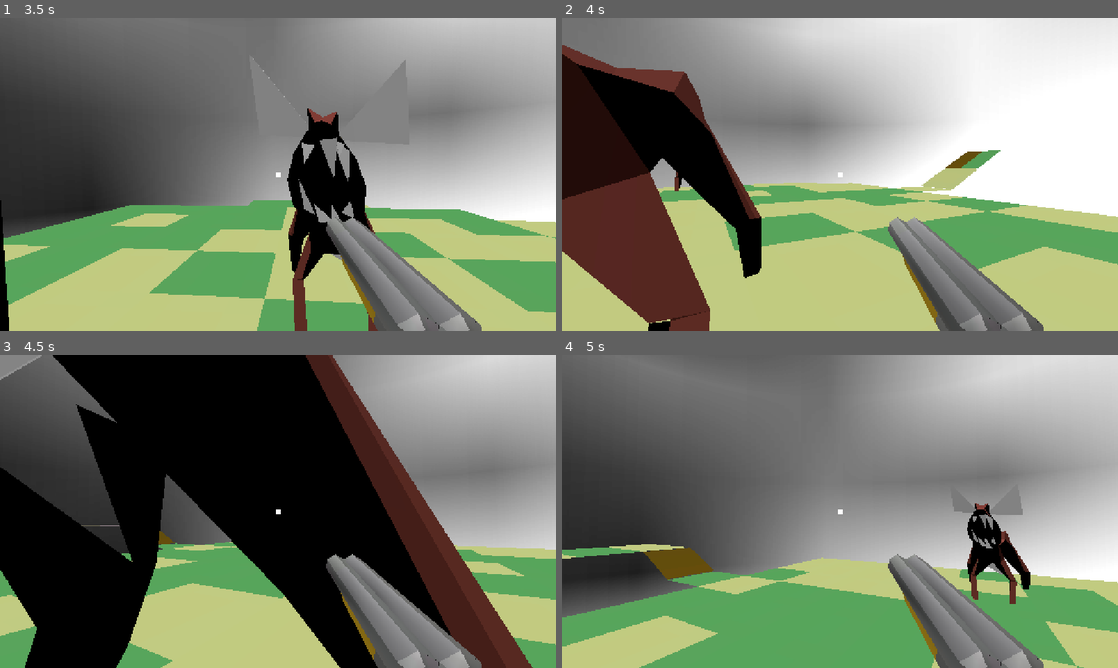
Above: before the commit, frames 1-4 (two rows, left to right).
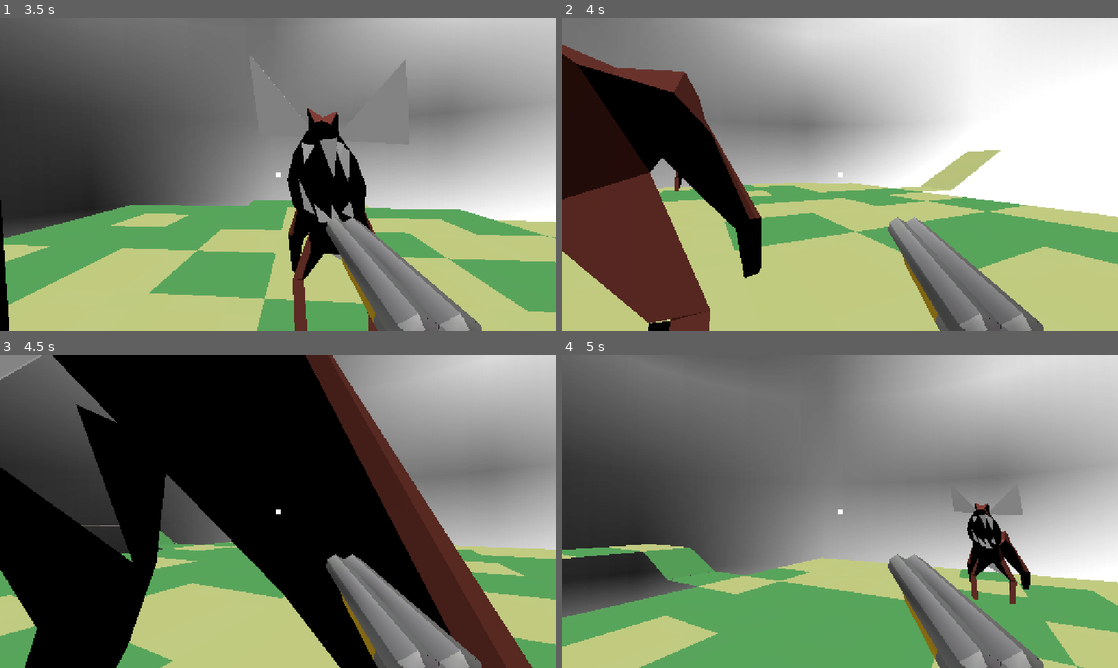
Above: after the commit, the same moments.

Repository: homexhome/Ludum2025
Game: Godot game, scene res://scenes/tiles/level.tscn
Same seed, same stepped clock (60 frames per second), same inputs: the game is played once before the commit and once after it. This scene is started directly instead of the project's main scene.
Inputs (mouse positions are in pixels of both pictures, inside the frame that each line leads up to):
- Up to frame 1 (3.5 s): tap Enter (ui_accept) at 0.5, 0.77, 1.52, 3.02 s; move the mouse to (400, 158) at 0.52 s; press the mouse at (400, 158) at 0.53 s; hold D (right) 0.53-1.28 s; move the mouse to (250, 174) at 1.27 s; release the mouse at (250, 174) at 1.28 s; hold W (forward) from 1.28 s (still down); click (250, 174) at 1.35 s; move the mouse to (289, 168) at 2.02 s; press the mouse at (289, 168) at 2.03 s; move the mouse to (272, 180) at 2.77 s; release the mouse at (272, 180) at 2.78 s; click (272, 180) at 2.85 s
- Up to frame 2 (4 s): keep holding W (forward); move the mouse to (878, 177) at 3.52 s; press the mouse at (878, 177) at 3.53 s; tap Enter (ui_accept) at 3.77 s
- Up to frame 3 (4.5 s): keep holding W (forward); move the mouse to (233, 508) at 4.27 s; release the mouse at (233, 508) at 4.28 s; click (233, 508) at 4.35 s
- Up to frame 4 (5 s): keep holding W (forward); tap Enter (ui_accept) at 4.52 s

Frame 1 is identical in both runs. In frame 2, 0.3% of the frame differs, in the area x 64-79%, y 42-55%; in frame 3, less than 0.1%; in frame 4, 0.8%, in the area x 14-28%, y 61-72%.

Commit message:
update

Diff:
--- a/assets/test_assets/scene_for_mesh_lib.tscn
+++ b/assets/test_assets/scene_for_mesh_lib.tscn
@@ -1,6 +1,6 @@
 [gd_scene load_steps=6 format=3 uid="uid://cx2jvve6fifkx"]
 
-[ext_resource type="Script" uid="uid://c5gpo58jfat4o" path="res://assets/test_assets/visibility_range.gd" id="1_jiy1j"]
+[ext_resource type="Script" uid="uid://c5gpo58jfat4o" path="res://scenes/tiles/visibility_range.gd" id="1_jiy1j"]
 
 [sub_resource type="PlaneMesh" id="PlaneMesh_jiy1j"]
 size = Vector2(1.111, 1)
--- a/scenes/tiles/1x2_cube.tscn
+++ b/scenes/tiles/1x2_cube.tscn
@@ -1,6 +1,6 @@
 [gd_scene load_steps=4 format=3 uid="uid://bjorx1di5n5b2"]
 
-[ext_resource type="Script" uid="uid://c5gpo58jfat4o" path="res://assets/test_assets/visibility_range.gd" id="1_xivml"]
+[ext_resource type="Script" uid="uid://c5gpo58jfat4o" path="res://scenes/tiles/visibility_range.gd" id="1_xivml"]
 
 [sub_resource type="BoxMesh" id="BoxMesh_w6m7d"]
 
--- a/scenes/tiles/2x1_cube.tscn
+++ b/scenes/tiles/2x1_cube.tscn
@@ -1,6 +1,6 @@
 [gd_scene load_steps=4 format=3 uid="uid://cwmp4ofo1kh3j"]
 
-[ext_resource type="Script" uid="uid://c5gpo58jfat4o" path="res://assets/test_assets/visibility_range.gd" id="1_u1tqc"]
+[ext_resource type="Script" uid="uid://c5gpo58jfat4o" path="res://scenes/tiles/visibility_range.gd" id="1_u1tqc"]
 
 [sub_resource type="BoxMesh" id="BoxMesh_w6m7d"]
 
--- a/scenes/tiles/2x2.tscn
+++ b/scenes/tiles/2x2.tscn
@@ -1,6 +1,6 @@
 [gd_scene load_steps=8 format=3 uid="uid://ce6jq3diahs42"]
 
-[ext_resource type="Script" uid="uid://c5gpo58jfat4o" path="res://assets/test_assets/visibility_range.gd" id="1_avf6f"]
+[ext_resource type="Script" uid="uid://c5gpo58jfat4o" path="res://scenes/tiles/visibility_range.gd" id="1_avf6f"]
 [ext_resource type="Material" uid="uid://lf8uhiy1sssu" path="res://assets/main_material.tres" id="1_jt6s7"]
 
 [sub_resource type="BoxShape3D" id="BoxShape3D_x25fb"]
--- /dev/null
+++ b/scenes/tiles/2x2_45.tscn
@@ -0,0 +1,55 @@
+[gd_scene load_steps=6 format=4 uid="uid://d3wd4gtjnevt8"]
+
+[ext_resource type="Script" uid="uid://c5gpo58jfat4o" path="res://scenes/tiles/visibility_range.gd" id="1_5pbgm"]
+[ext_resource type="Material" uid="uid://lf8uhiy1sssu" path="res://assets/main_material.tres" id="2_5pbgm"]
+
+[sub_resource type="ConvexPolygonShape3D" id="ConvexPolygonShape3D_i2vs4"]
+points = PackedVector3Array(0, 0, 0, -2, -1, 0, -2, -1, 2, 0, -1, 2)
+
+[sub_resource type="ArrayMesh" id="ArrayMesh_bu3gn"]
+_surfaces = [{
+"aabb": AABB(-2, 0, -2, 4, 2, 4),
+"format": 34896613377,
+"index_count": 6,
+"index_data": PackedByteArray("AAABAAIAAAADAAEA"),
+"name": "Material.004",
+"primitive": 3,
+"uv_scale": Vector4(0, 0, 0, 0),
+"vertex_count": 4,
+"vertex_data": PackedByteArray("AAAAAP//AAD/////AAAAAP//AAD//wAAAAAAAAAAAAA=")
+}]
+blend_shape_mode = 0
+
+[sub_resource type="ArrayMesh" id="ArrayMesh_4ib0g"]
+resource_name = "floor_45 (2)_Plane_006"
+_surfaces = [{
+"aabb": AABB(-2, 0, -2, 4, 2, 4),
+"attribute_data": PackedByteArray("1zWZ7ShYSMsoWJnt1zWZ7dc1SMsoWEjL"),
+"format": 34896613399,
+"index_count": 6,
+"index_data": PackedByteArray("AAABAAIAAwAEAAUA"),
+"material": ExtResource("2_5pbgm"),
+"name": "Material.004",
+"primitive": 3,
+"uv_scale": Vector4(0, 0, 0, 0),
+"vertex_count": 6,
+"vertex_data": PackedByteArray("AAAAAP//G63/////AAAbrf//AAD//xutAAAAAP//JsIAAAAAAAAmwv////8AACbC////f////3////9/eOsMqXjrDKl46wyp")
+}]
+blend_shape_mode = 0
+shadow_mesh = SubResource("ArrayMesh_bu3gn")
+
+[node name="Node3D" type="Node3D"]
+script = ExtResource("1_5pbgm")
+
+[node name="StaticBody3D" type="StaticBody3D" parent="."]
+
+[node name="CollisionShape3D" type="CollisionShape3D" parent="StaticBody3D"]
+transform = Transform3D(1, 0, 0, 0, 1, 0, 0, 0, 1, 1, 1, -1)
+shape = SubResource("ConvexPolygonShape3D_i2vs4")
+
+[node name="Visuals" type="Node3D" parent="."]
+
+[node name="Plane_001" type="MeshInstance3D" parent="Visuals"]
+transform = Transform3D(0.5, 0, 0, 0, 0.5, 0, 0, 0, 0.5, 0, 0, 0)
+mesh = SubResource("ArrayMesh_4ib0g")
+skeleton = NodePath("")
--- a/scenes/tiles/2x2_cube.tscn
+++ b/scenes/tiles/2x2_cube.tscn
@@ -1,6 +1,6 @@
 [gd_scene load_steps=5 format=3 uid="uid://f0i0sevrtqy1"]
 
-[ext_resource type="Script" uid="uid://c5gpo58jfat4o" path="res://assets/test_assets/visibility_range.gd" id="1_w6m7d"]
+[ext_resource type="Script" uid="uid://c5gpo58jfat4o" path="res://scenes/tiles/visibility_range.gd" id="1_w6m7d"]
 [ext_resource type="Material" uid="uid://lf8uhiy1sssu" path="res://assets/main_material.tres" id="2_8dc3d"]
 
 [sub_resource type="BoxMesh" id="BoxMesh_w6m7d"]
--- a/scenes/tiles/2x2_cube_tree.tscn
+++ b/scenes/tiles/2x2_cube_tree.tscn
@@ -1,6 +1,6 @@
 [gd_scene load_steps=9 format=4 uid="uid://c1t8xwyxdh8aa"]
 
-[ext_resource type="Script" uid="uid://c5gpo58jfat4o" path="res://assets/test_assets/visibility_range.gd" id="1_kd0gq"]
+[ext_resource type="Script" uid="uid://c5gpo58jfat4o" path="res://scenes/tiles/visibility_range.gd" id="1_kd0gq"]
 [ext_resource type="Material" uid="uid://lf8uhiy1sssu" path="res://assets/main_material.tres" id="2_caibe"]
 
 [sub_resource type="ArrayMesh" id="ArrayMesh_x8iqv"]
--- a/scenes/tiles/2x2_slope.tscn
+++ b/scenes/tiles/2x2_slope.tscn
@@ -1,6 +1,6 @@
-[gd_scene load_steps=12 format=4 uid="uid://c77cru2eg0vhb"]
+[gd_scene load_steps=8 format=3 uid="uid://c77cru2eg0vhb"]
 
-[ext_resource type="Script" uid="uid://c5gpo58jfat4o" path="res://assets/test_assets/visibility_range.gd" id="1_u7gbr"]
+[ext_resource type="Script" uid="uid://c5gpo58jfat4o" path="res://scenes/tiles/visibility_range.gd" id="1_u7gbr"]
 [ext_resource type="Material" uid="uid://lf8uhiy1sssu" path="res://assets/main_material.tres" id="2_rg64e"]
 
 [sub_resource type="ArrayMesh" id="ArrayMesh_avpbg"]
@@ -8,12 +8,12 @@
 "aabb": AABB(-1, 0, -1, 2, 1e-05, 2),
 "format": 34896613377,
 "index_count": 6,
-"index_data": PackedByteArray("AAABAAIAAAADAAEA"),
+"index_data": PackedByteArray(0, 0, 1, 0, 2, 0, 0, 0, 3, 0, 1, 0),
 "name": "Material.001",
 "primitive": 3,
 "uv_scale": Vector4(0, 0, 0, 0),
 "vertex_count": 4,
-"vertex_data": PackedByteArray("AAAAAP//AAD//wAAAAAAAP//AAD//wAAAAAAAAAAAAA=")
+"vertex_data": PackedByteArray(0, 0, 0, 0, 255, 255, 0, 0, 255, 255, 0, 0, 0, 0, 0, 0, 255, 255, 0, 0, 255, 255, 0, 0, 0, 0, 0, 0, 0, 0, 0, 0)
 }]
 blend_shape_mode = 0
 
@@ -21,16 +21,16 @@
 resource_name = "Floor_GrWeak_Plane"
 _surfaces = [{
 "aabb": AABB(-1, 0, -1, 2, 1e-05, 2),
-"attribute_data": PackedByteArray("Vse2jKfpZWqn6baMVsdlag=="),
+"attribute_data": PackedByteArray(86, 199, 182, 140, 167, 233, 101, 106, 167, 233, 182, 140, 86, 199, 101, 106),
 "format": 34896613399,
 "index_count": 6,
-"index_data": PackedByteArray("AAABAAIAAAADAAEA"),
+"index_data": PackedByteArray(0, 0, 1, 0, 2, 0, 0, 0, 3, 0, 1, 0),
 "material": ExtResource("2_rg64e"),
 "name": "Material.001",
 "primitive": 3,
 "uv_scale": Vector4(0, 0, 0, 0),
 "vertex_count": 4,
-"vertex_data": PackedByteArray("AAAAAP///7///wAAAAD/v///AAD///+/AAAAAAAA/7////9/////f////3////9/")
+"vertex_data": PackedByteArray(0, 0, 0, 0, 255, 255, 255, 191, 255, 255, 0, 0, 0, 0, 255, 191, 255, 255, 0, 0, 255, 255, 255, 191, 0, 0, 0, 0, 0, 0, 255, 191, 255, 255, 255, 127, 255, 255, 255, 127, 255, 255, 255, 127, 255, 255, 255, 127)
 }]
 blend_shape_mode = 0
 shadow_mesh = SubResource("ArrayMesh_avpbg")
@@ -40,12 +40,12 @@
 "aabb": AABB(-1, 0, -1, 2, 1e-05, 2),
 "format": 34896613377,
 "index_count": 6,
-"index_data": PackedByteArray("AAABAAIAAAADAAEA"),
+"index_data": PackedByteArray(0, 0, 1, 0, 2, 0, 0, 0, 3, 0, 1, 0),
 "name": "Material.001",
 "primitive": 3,
 "uv_scale": Vector4(0, 0, 0, 0),
 "vertex_count": 4,
-"vertex_data": PackedByteArray("AAAAAP//AAD//wAAAAAAAP//AAD//wAAAAAAAAAAAAA=")
+"vertex_data": PackedByteArray(0, 0, 0, 0, 255, 255, 0, 0, 255, 255, 0, 0, 0, 0, 0, 0, 255, 255, 0, 0, 255, 255, 0, 0, 0, 0, 0, 0, 0, 0, 0, 0)
 }]
 blend_shape_mode = 0
 
@@ -53,83 +53,19 @@
 resource_name = "Floor_GrStrong_Plane"
 _surfaces = [{
 "aabb": AABB(-1, 0, -1, 2, 1e-05, 2),
-"attribute_data": PackedByteArray("1zWZ7ShYSMsoWJnt1zVIyw=="),
+"attribute_data": PackedByteArray(215, 53, 153, 237, 40, 88, 72, 203, 40, 88, 153, 237, 215, 53, 72, 203),
 "format": 34896613399,
 "index_count": 6,
-"index_data": PackedByteArray("AAABAAIAAAADAAEA"),
+"index_data": PackedByteArray(0, 0, 1, 0, 2, 0, 0, 0, 3, 0, 1, 0),
 "material": ExtResource("2_rg64e"),
 "name": "Material.001",
 "primitive": 3,
 "uv_scale": Vector4(0, 0, 0, 0),
 "vertex_count": 4,
-"vertex_data": PackedByteArray("AAAAAP///7///wAAAAD/v///AAD///+/AAAAAAAA/7////9/////f////3////9/")
+"vertex_data": PackedByteArray(0, 0, 0, 0, 255, 255, 255, 191, 255, 255, 0, 0, 0, 0, 255, 191, 255, 255, 0, 0, 255, 255, 255, 191, 0, 0, 0, 0, 0, 0, 255, 191, 255, 255, 255, 127, 255, 255, 255, 127, 255, 255, 255, 127, 255, 255, 255, 127)
 }]
 blend_shape_mode = 0
 shadow_mesh = SubResource("ArrayMesh_buio6")
-
-[sub_resource type="ArrayMesh" id="ArrayMesh_bpujl"]
-_surfaces = [{
-"aabb": AABB(-1, 0, -1, 2, 1e-05, 2),
-"format": 34896613377,
-"index_count": 12,
-"index_data": PackedByteArray("AAABAAIAAAADAAEABAAAAAIABAACAAUA"),
-"name": "Material.001",
-"primitive": 3,
-"uv_scale": Vector4(0, 0, 0, 0),
-"vertex_count": 6,
-"vertex_data": PackedByteArray("AAAAAP9/AAD//wAAAAAAAP//AAD/fwAAAAAAAAAAAAAAAAAA//8AAP//AAD//wAA")
-}]
-blend_shape_mode = 0
-
-[sub_resource type="ArrayMesh" id="ArrayMesh_jquhn"]
-resource_name = "Floor_GrBR_Plane"
-_surfaces = [{
-"aabb": AABB(-1, 0, -1, 2, 1e-05, 2),
-"attribute_data": PackedByteArray("1zVw3ChYSMsoWHDc1zVIy9dn74InisZxJ4rvgtdnxnE="),
-"format": 34896613399,
-"index_count": 12,
-"index_data": PackedByteArray("AAABAAIAAAADAAEABAAFAAYABAAHAAUA"),
-"material": ExtResource("2_rg64e"),
-"name": "Material.001",
-"primitive": 3,
-"uv_scale": Vector4(0, 0, 0, 0),
-"vertex_count": 8,
-"vertex_data": PackedByteArray("AAAAAP9//7///wAAAAD/v///AAD/f/+/AAAAAAAA/78AAAAA////v///AAD/f/+///8AAP///78AAAAA/3//v////3////9/////f////3////9/////f////3////9/")
-}]
-blend_shape_mode = 0
-shadow_mesh = SubResource("ArrayMesh_bpujl")
-
-[sub_resource type="ArrayMesh" id="ArrayMesh_bu22d"]
-_surfaces = [{
-"aabb": AABB(-1, 0, -1, 2, 1e-05, 2),
-"format": 34896613377,
-"index_count": 12,
-"index_data": PackedByteArray("AAABAAIAAAADAAEABAAAAAIABAACAAUA"),
-"name": "Material.001",
-"primitive": 3,
-"uv_scale": Vector4(0, 0, 0, 0),
-"vertex_count": 6,
-"vertex_data": PackedByteArray("AAAAAP9/AAD//wAAAAAAAP//AAD/fwAAAAAAAAAAAAAAAAAA//8AAP//AAD//wAA")
-}]
-blend_shape_mode = 0
-
-[sub_resource type="ArrayMesh" id="ArrayMesh_y6wtb"]
-resource_name = "Floor_BR_Plane"
-_surfaces = [{
-"aabb": AABB(-1, 0, -1, 2, 1e-05, 2),
-"attribute_data": PackedByteArray("V2eqiqeJgXmniaqKV2eBeddn74InisZxJ4rvgtdnxnE="),
-"format": 34896613399,
-"index_count": 12,
-"index_data": PackedByteArray("AAABAAIAAAADAAEABAAFAAYABAAHAAUA"),
-"material": ExtResource("2_rg64e"),
-"name": "Material.001",
-"primitive": 3,
-"uv_scale": Vector4(0, 0, 0, 0),
-"vertex_count": 8,
-"vertex_data": PackedByteArray("AAAAAP9//7///wAAAAD/v///AAD/f/+/AAAAAAAA/78AAAAA////v///AAD/f/+///8AAP///78AAAAA/3//v////3////9/////f////3////9/////f////3////9/")
-}]
-blend_shape_mode = 0
-shadow_mesh = SubResource("ArrayMesh_bu22d")
 
 [sub_resource type="BoxShape3D" id="BoxShape3D_o5fjl"]
 size = Vector3(2.16406, 0.019, 2)
@@ -142,26 +78,14 @@
 transform = Transform3D(0.896772, 0.442492, 0, -0.442492, 0.896772, 0, 0, 0, 1, 0.000280611, -0.497415, 0)
 
 [node name="Plane" type="MeshInstance3D" parent="Visuals"]
-transform = Transform3D(1.095, 0, 0, 0, 1, 0, 0, 0, 1, 0, 0, 0)
-visible = false
+transform = Transform3D(1.12585, 0, 0, 0, 1.02351, 0, 0, 0, 1, 0, 0, 0)
 mesh = SubResource("ArrayMesh_o5fjl")
 skeleton = NodePath("")
 
 [node name="Plane2" type="MeshInstance3D" parent="Visuals"]
 transform = Transform3D(1.12585, 5.96046e-08, 0, 2.98023e-08, 1.02351, 0, 0, 0, 1, 0, 0, 0)
+visible = false
 mesh = SubResource("ArrayMesh_p73k7")
-skeleton = NodePath("")
-
-[node name="Plane3" type="MeshInstance3D" parent="Visuals"]
-transform = Transform3D(1.095, 0, 0, 0, 1, 0, 0, 0, 1, 0, 0, 0)
-visible = false
-mesh = SubResource("ArrayMesh_jquhn")
-skeleton = NodePath("")
-
-[node name="Plane4" type="MeshInstance3D" parent="Visuals"]
-transform = Transform3D(1.095, 0, 0, 0, 1, 0, 0, 0, 1, 0, 0, 0)
-visible = false
-mesh = SubResource("ArrayMesh_y6wtb")
 skeleton = NodePath("")
 
 [node name="StaticBody3D" type="StaticBody3D" parent="."]
--- a/scenes/tiles/2x2_tree.tscn
+++ b/scenes/tiles/2x2_tree.tscn
@@ -1,6 +1,6 @@
 [gd_scene load_steps=20 format=4 uid="uid://bhfrtsb4njtdq"]
 
-[ext_resource type="Script" uid="uid://c5gpo58jfat4o" path="res://assets/test_assets/visibility_range.gd" id="1_71coq"]
+[ext_resource type="Script" uid="uid://c5gpo58jfat4o" path="res://scenes/tiles/visibility_range.gd" id="1_71coq"]
 [ext_resource type="Material" uid="uid://lf8uhiy1sssu" path="res://assets/main_material.tres" id="2_2budv"]
 
 [sub_resource type="BoxShape3D" id="BoxShape3D_x25fb"]
--- a/scenes/tiles/Enemy.tscn
+++ b/scenes/tiles/Enemy.tscn
@@ -1,7 +1,24 @@
-[gd_scene load_steps=6 format=4 uid="uid://duml6l6edul1v"]
+[gd_scene load_steps=12 format=4 uid="uid://duml6l6edul1v"]
 
-[ext_resource type="Script" uid="uid://c5gpo58jfat4o" path="res://assets/test_assets/visibility_range.gd" id="1_thn6r"]
+[ext_resource type="Script" uid="uid://cktunc4elmclu" path="res://scripts/enemy.gd" id="1_j5las"]
+[ext_resource type="Script" uid="uid://c5gpo58jfat4o" path="res://scenes/tiles/visibility_range.gd" id="1_thn6r"]
+[ext_resource type="Script" uid="uid://c2qsex0ibsyl2" path="res://scripts/entity_resource.gd" id="2_ghrgm"]
 [ext_resource type="Material" uid="uid://lf8uhiy1sssu" path="res://assets/main_material.tres" id="2_keueg"]
+[ext_resource type="PackedScene" uid="uid://bvihxw1rs6ges" path="res://scenes/health.tscn" id="3_keueg"]
+
+[sub_resource type="Resource" id="Resource_edx6k"]
+script = ExtResource("2_ghrgm")
+max_health = 100.0
+speed = 3.0
+metadata/_custom_type_script = "uid://c2qsex0ibsyl2"
+
+[sub_resource type="CapsuleShape3D" id="CapsuleShape3D_0xrg5"]
+
+[sub_resource type="BoxShape3D" id="BoxShape3D_0xrg5"]
+size = Vector3(2.95404, 1.5665, 1.62582)
+
+[sub_resource type="BoxShape3D" id="BoxShape3D_j5las"]
+size = Vector3(0.980087, 2.80876, 1.54608)
 
 [sub_resource type="ArrayMesh" id="ArrayMesh_ftjo7"]
 _surfaces = [{
@@ -56,20 +73,32 @@
 blend_shape_mode = 0
 shadow_mesh = SubResource("ArrayMesh_ftjo7")
 
-[sub_resource type="CapsuleShape3D" id="CapsuleShape3D_0xrg5"]
-
-[node name="Node3D" type="Node3D"]
-script = ExtResource("1_thn6r")
-
-[node name="Visuals" type="Node3D" parent="."]
-
-[node name="Plane_004" type="MeshInstance3D" parent="Visuals"]
-transform = Transform3D(0.16896, -0.177282, -0.242999, -0.295885, -0.0478057, -0.170855, 0.0541238, 0.29208, -0.175456, 1.39004, 2.28562, 0)
-mesh = SubResource("ArrayMesh_j5las")
-skeleton = NodePath("")
+[node name="Node3D" type="CharacterBody3D"]
+script = ExtResource("1_j5las")
+entity_resource = SubResource("Resource_edx6k")
 
 [node name="StaticBody3D" type="StaticBody3D" parent="."]
 transform = Transform3D(1, 0, 0, 0, 1, 0, 0, 0, 1, 0, 1, 0)
 
 [node name="CollisionShape3D" type="CollisionShape3D" parent="StaticBody3D"]
 shape = SubResource("CapsuleShape3D_0xrg5")
+
+[node name="Area3D" parent="." instance=ExtResource("3_keueg")]
+
+[node name="CollisionShape3D" type="CollisionShape3D" parent="Area3D"]
+transform = Transform3D(1, 0, 0, 0, 1, 0, 0, 0, 1, -0.0640564, 0.794522, 0.0243683)
+shape = SubResource("BoxShape3D_0xrg5")
+
+[node name="CollisionShape3D2" type="CollisionShape3D" parent="Area3D"]
+transform = Transform3D(1, 0, 0, 0, 1, 0, 0, 0, 1, 1.05782, 1.41565, 0.0642395)
+shape = SubResource("BoxShape3D_j5las")
+
+[node name="Node3D" type="Node3D" parent="."]
+script = ExtResource("1_thn6r")
+
+[node name="Visuals" type="Node3D" parent="Node3D"]
+
+[node name="Plane_004" type="MeshInstance3D" parent="Node3D/Visuals"]
+transform = Transform3D(0.16896, -0.177282, -0.242999, -0.295885, -0.0478057, -0.170855, 0.0541238, 0.29208, -0.175456, 1.39004, 2.28562, 0)
+mesh = SubResource("ArrayMesh_j5las")
+skeleton = NodePath("")
--- a/scenes/tiles/preset_plane_up.tscn
+++ b/scenes/tiles/preset_plane_up.tscn
@@ -1,7 +1,8 @@
-[gd_scene load_steps=3 format=3 uid="uid://bcha6s2ao51b8"]
+[gd_scene load_steps=4 format=3 uid="uid://dslgf26acpfa3"]
 
 [ext_resource type="PackedScene" uid="uid://ce6jq3diahs42" path="res://scenes/tiles/2x2.tscn" id="1_7c5t2"]
 [ext_resource type="PackedScene" uid="uid://c77cru2eg0vhb" path="res://scenes/tiles/2x2_slope.tscn" id="2_m7x2e"]
+[ext_resource type="PackedScene" uid="uid://d3wd4gtjnevt8" path="res://scenes/tiles/2x2_45.tscn" id="3_qusck"]
 
 [node name="PresetPlane" type="Node3D"]
 
@@ -37,3 +38,15 @@
 
 [node name="Node3D11" parent="." instance=ExtResource("2_m7x2e")]
 transform = Transform3D(-1, 0, 8.74228e-08, 0, 1, 0, -8.74228e-08, 0, -1, -2, 1, 0)
+
+[node name="Node3D4" parent="." instance=ExtResource("3_qusck")]
+transform = Transform3D(-4.37114e-08, 0, -1, 0, 1, 0, 1, 0, -4.37114e-08, -2, 0, -2)
+
+[node name="Node3D6" parent="." instance=ExtResource("3_qusck")]
+transform = Transform3D(-1, 0, 8.74228e-08, 0, 1, 0, -8.74228e-08, 0, -1, 2, 0, -2)
+
+[node name="Node3D8" parent="." instance=ExtResource("3_qusck")]
+transform = Transform3D(-4.47035e-08, 0, 1, 0, 1, 0, -1, 0, -4.47035e-08, 2, 0, 1.99945)
+
+[node name="Node3D15" parent="." instance=ExtResource("3_qusck")]
+transform = Transform3D(1, 0, 2.98023e-08, 0, 1, 0, -2.98023e-08, 0, 1, -2, 0, 1.99945)
Binary file added: assets/imports/floor_45 (2).glb
Not shown, added: assets/imports/floor_45 (2).glb.import
Binary file added: assets/imports/floor_45 (2)_texture.jpg
Not shown, added: assets/imports/floor_45 (2)_texture.jpg.import
Binary file added: assets/imports/floor_45.glb
Not shown, added: assets/imports/floor_45.glb.import
Binary file added: assets/imports/floor_45_texture.jpg
Not shown, added: assets/imports/floor_45_texture.jpg.import
Not shown: 1 places in scenes/tiles/level.tscn that only renumber resources
Renamed: assets/test_assets/visibility_range.gd -> scenes/tiles/visibility_range.gd
Renamed: assets/test_assets/visibility_range.gd.uid -> scenes/tiles/visibility_range.gd.uid
